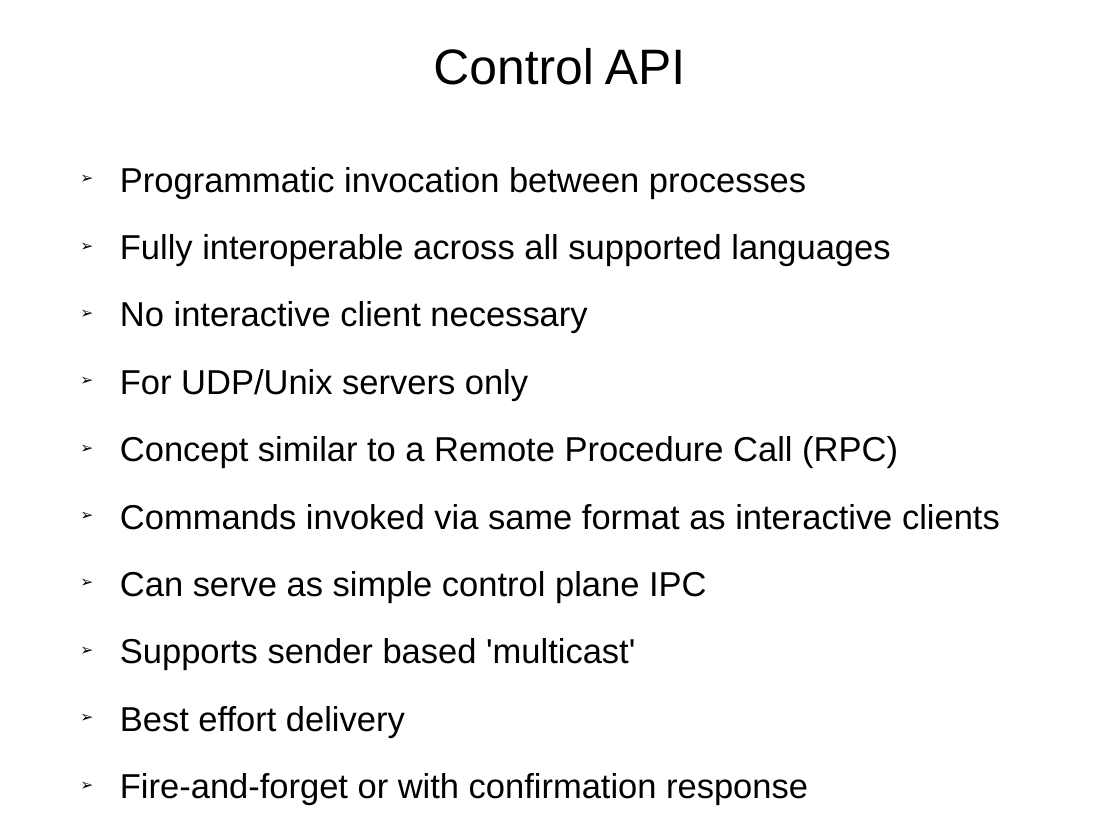
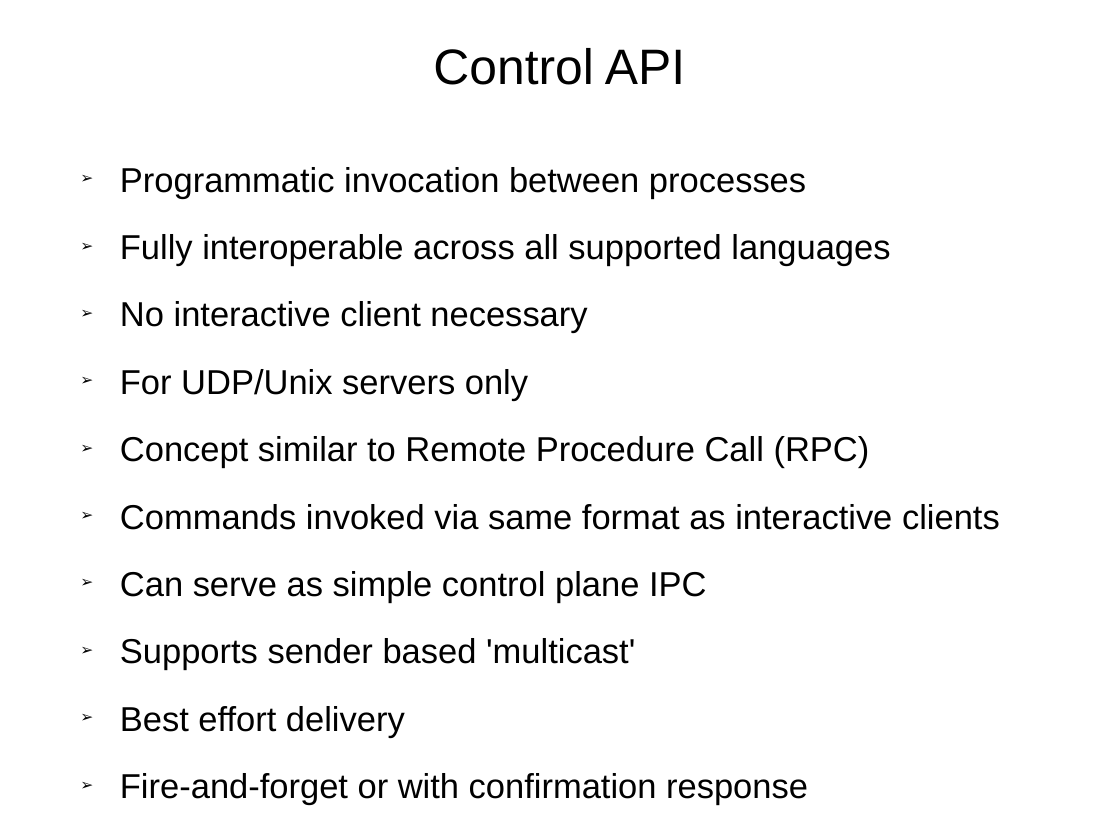
Before and after one commit to RonIovine/pshell, a slide deck: slide 5 of PSHELL-Framework.ppt. Drawn at 1120x840 pixels with LibreOffice and Linux fonts; fonts in the diff are those of the drawing. Boxes give left, top, right and bottom in pixels: in the first picture for what was removed or moved away, otherwise in the second. Text is boxed around its words. In the diff, an @@ line names an element or a change of style, - is before the commit and + after.

```diff
--- a/PSHELL-Framework.ppt
+++ b/PSHELL-Framework.ppt
@@ text at box(120, 436, 870, 468): text changed @@
-➢ Concept similar to a Remote Procedure Call (RPC)
+➢ Concept similar to Remote Procedure Call (RPC)
```
Also in this commit, not shown: 3 other slides changed.
